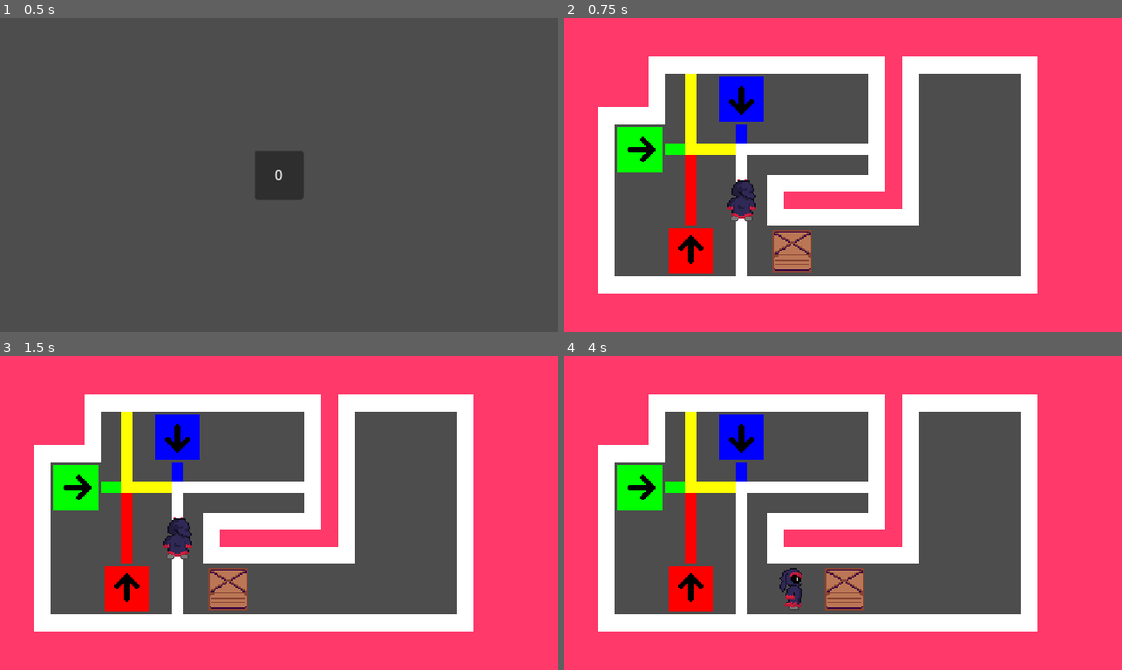
Above: before the commit, frames 1-4 (two rows, left to right).
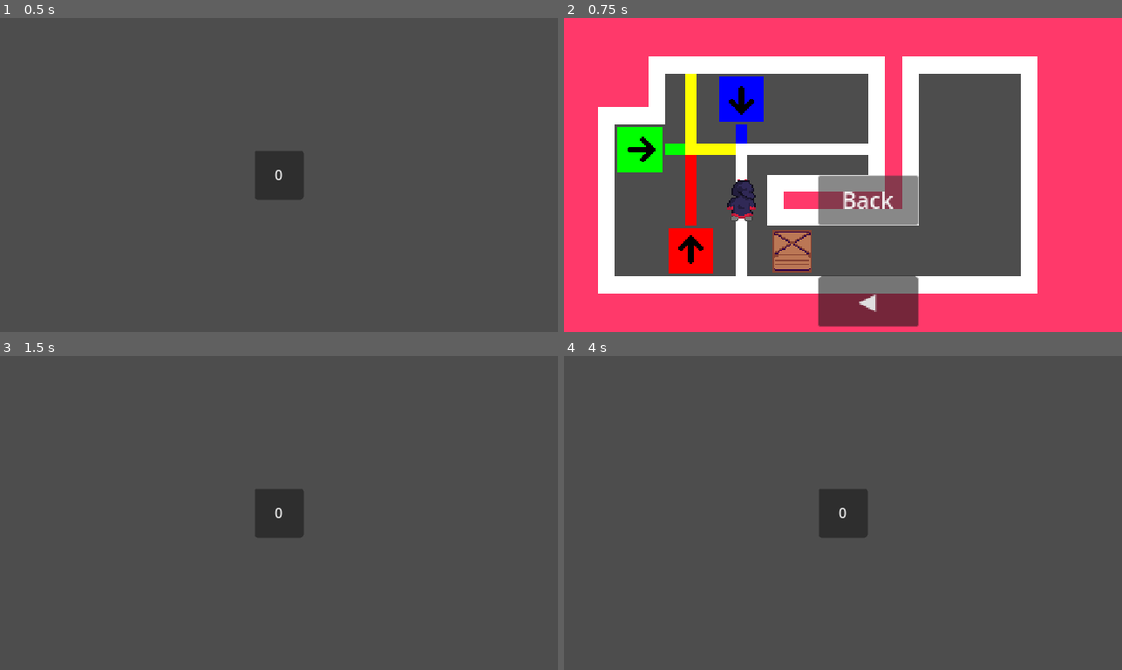
Above: after the commit, the same moments.

Repository: danielday-dev/PirateJam15
Game: Godot game, scene res://Scenes/LevelSelect.tscn
Same seed, same stepped clock (60 frames per second), same inputs: the game is played once before the commit and once after it.
Inputs (mouse positions are in pixels of both pictures, inside the frame that each line leads up to):
- Up to frame 1 (0.5 s): no input
- Up to frame 2 (0.75 s): click "0" at 0.5 s
- Up to frame 3 (1.5 s): click (306, 538) at 1.25 s, where only the run after the commit has a clickable "Back"
- Up to frame 4 (4 s): tap Enter at 2 s; hold D (player_movement_right) 2.03-2.78 s; tap Z (player_undo) at 2.1, 2.85, 3.6 s; tap R (player_restart) at 2.75, 3.5 s; hold S (player_movement_down) 2.78-3.53 s; hold D (player_movement_right) from 3.53 s (still down)

Frame 1 is identical in both runs. In frame 2, 5.8% of the frame differs, in the area x 45-64%, y 50-99%; in frame 3, 70%; in frame 4, 70%, in the area x 0-100%, y 0-100%.

Commit message:
Level navigation buttons added.

Diff:
--- a/Assets/Levels/Level.gd
+++ b/Assets/Levels/Level.gd
@@ -8,3 +8,6 @@
 	var zoomRaw = Vector2(get_viewport_rect().size) / (size - (tileSize * 2.0));
 	var zoom = min(zoomRaw.x, zoomRaw.y);
 	$Camera.zoom = Vector2(zoom, zoom);
+
+func gotoLevelSelect():
+	get_tree().change_scene_to_file("res://Scenes/LevelSelect.tscn");
--- a/Assets/Levels/LevelBase.tscn
+++ b/Assets/Levels/LevelBase.tscn
@@ -42,3 +42,25 @@
 
 [node name="Wiring" type="Node2D" parent="Objects"]
 script = ExtResource("7_qv88h")
+
+[node name="Level Select Button" type="Button" parent="."]
+offset_right = 72.0
+offset_bottom = 36.0
+text = "Back"
+
+[node name="Undo Button" type="Button" parent="."]
+offset_top = 72.0
+offset_right = 72.0
+offset_bottom = 108.0
+text = "◀"
+
+[node name="Restart Button" type="Button" parent="."]
+offset_top = 144.0
+offset_right = 72.0
+offset_bottom = 180.0
+text = "◀◀
+"
+
+[connection signal="button_up" from="Level Select Button" to="." method="gotoLevelSelect"]
+[connection signal="button_up" from="Undo Button" to="Objects" method="statePop"]
+[connection signal="button_up" from="Restart Button" to="Objects" method="stateUnwind"]
